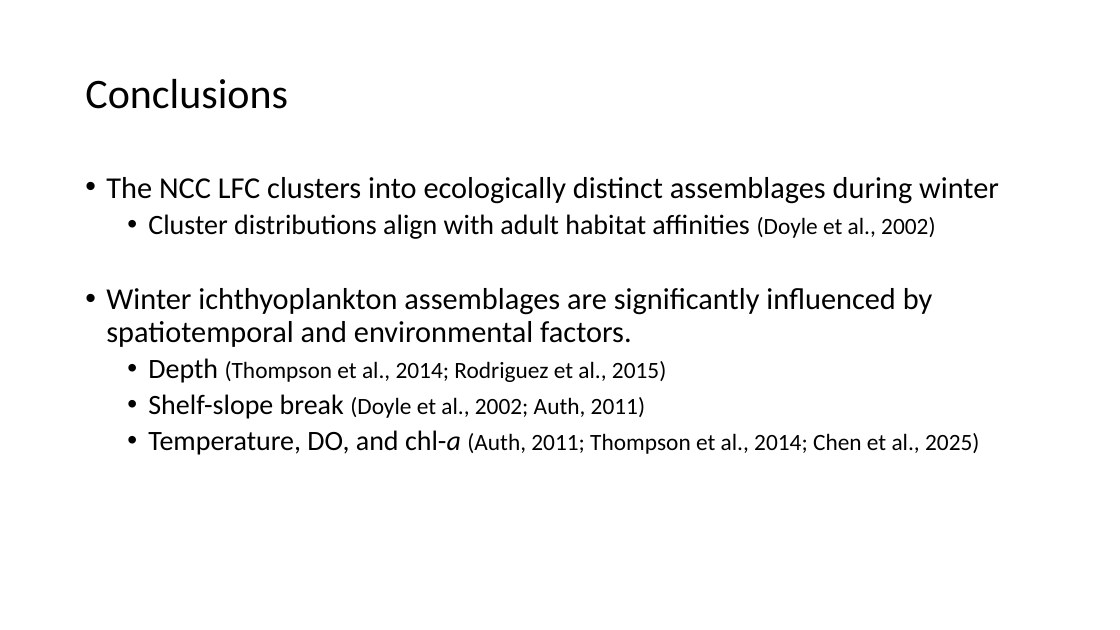
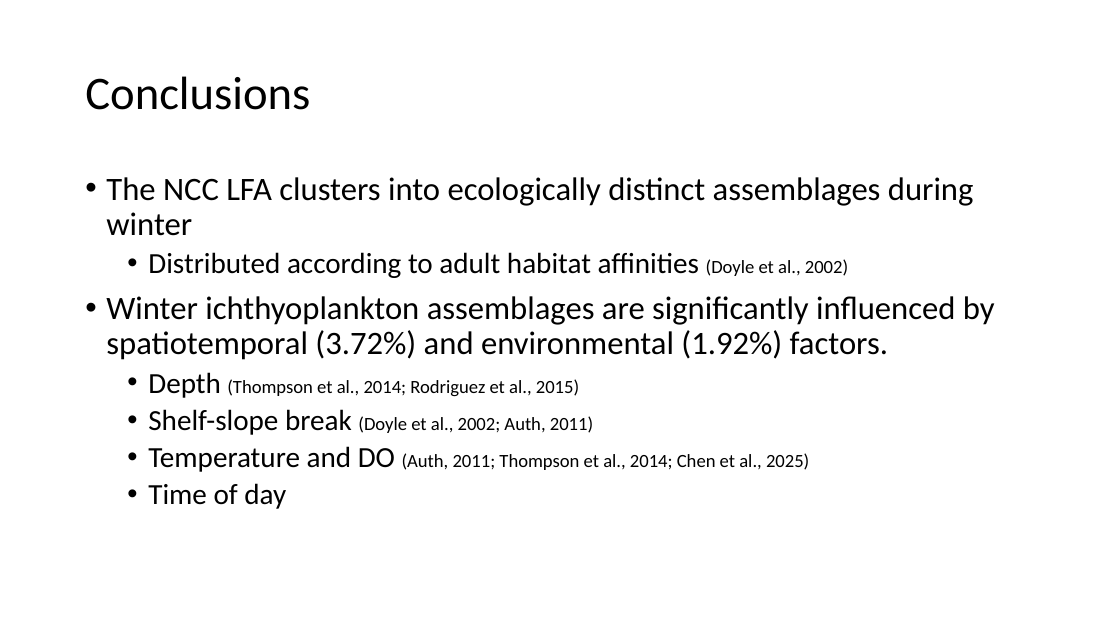
Before and after one commit to LukeABobay/larval-fish-community-analysis, a slide deck: slide 23 of PICES 2026 Presentation.pptx (slide 24 before the commit). Drawn at 1120x630 pixels with LibreOffice and Linux fonts; fonts in the diff are those of the drawing. Boxes give left, top, right and bottom in pixels: in the first picture for what was removed or moved away, otherwise in the second. Text is boxed around its words. In the diff, an @@ line names an element or a change of style, - is before the commit and + after.

```diff
--- a/PICES 2026 Presentation.pptx
+++ b/PICES 2026 Presentation.pptx
@@ title "Conclusions" at [85, 76, 310, 110]: size 36 to 40 pt @@
@@ text at [106, 177, 995, 360]: text changed; size 26 to 28 pt @@
-• The NCC LFC clusters into ecologically distinct assemblages during winter
-  • Cluster distributions align with adult habitat affinities (Doyle et al., 2002)
-• Winter ichthyoplankton assemblages are significantly influenced by spatiotemporal and environmental factors.
+• The NCC LFA clusters into ecologically distinct assemblages during winter
+  • Distributed according to adult habitat affinities (Doyle et al., 2002)
+• Winter ichthyoplankton assemblages are significantly influenced by spatiotemporal (3.72%) and environmental (1.92%) factors.
@@ text at [148, 372, 593, 435]: size 24 to 25 pt in "Depth", "Shelf-slope break"; size 20 to 16 pt in "(Thompson et al., 2014; Rodriguez et al., ...", "(Doyle et al., 2002; Auth, 2011)" @@
@@ text at [148, 446, 809, 509]: text changed; size 20 to 16 pt @@
-  • Temperature, DO, and chl-a (Auth, 2011; Thompson et al., 2014; Chen et al., 2025)
+  • Temperature and DO (Auth, 2011; Thompson et al., 2014; Chen et al., 2025)
+  • Time of day
```
Also in this commit, not shown: 20 other slides changed, 1 slide added, 4 slides removed.
